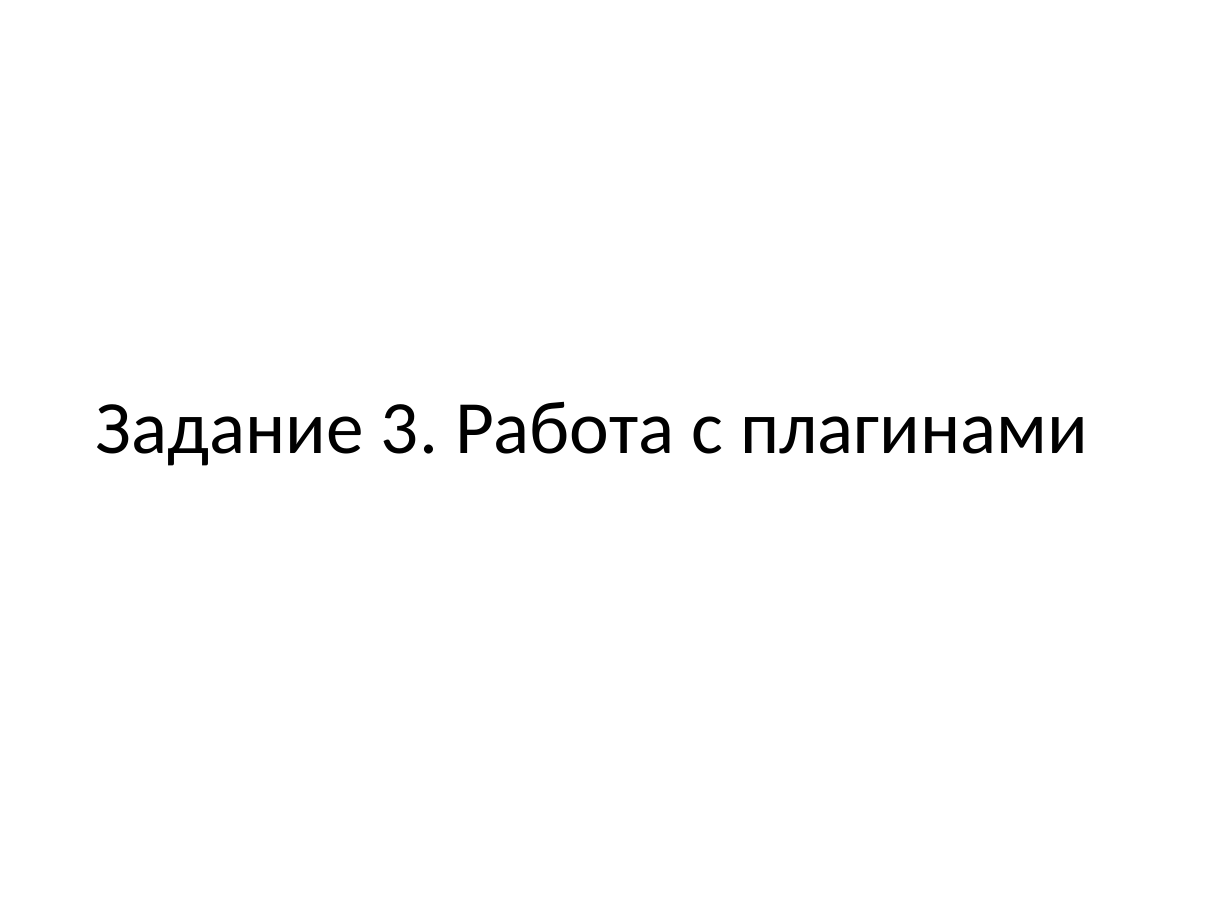
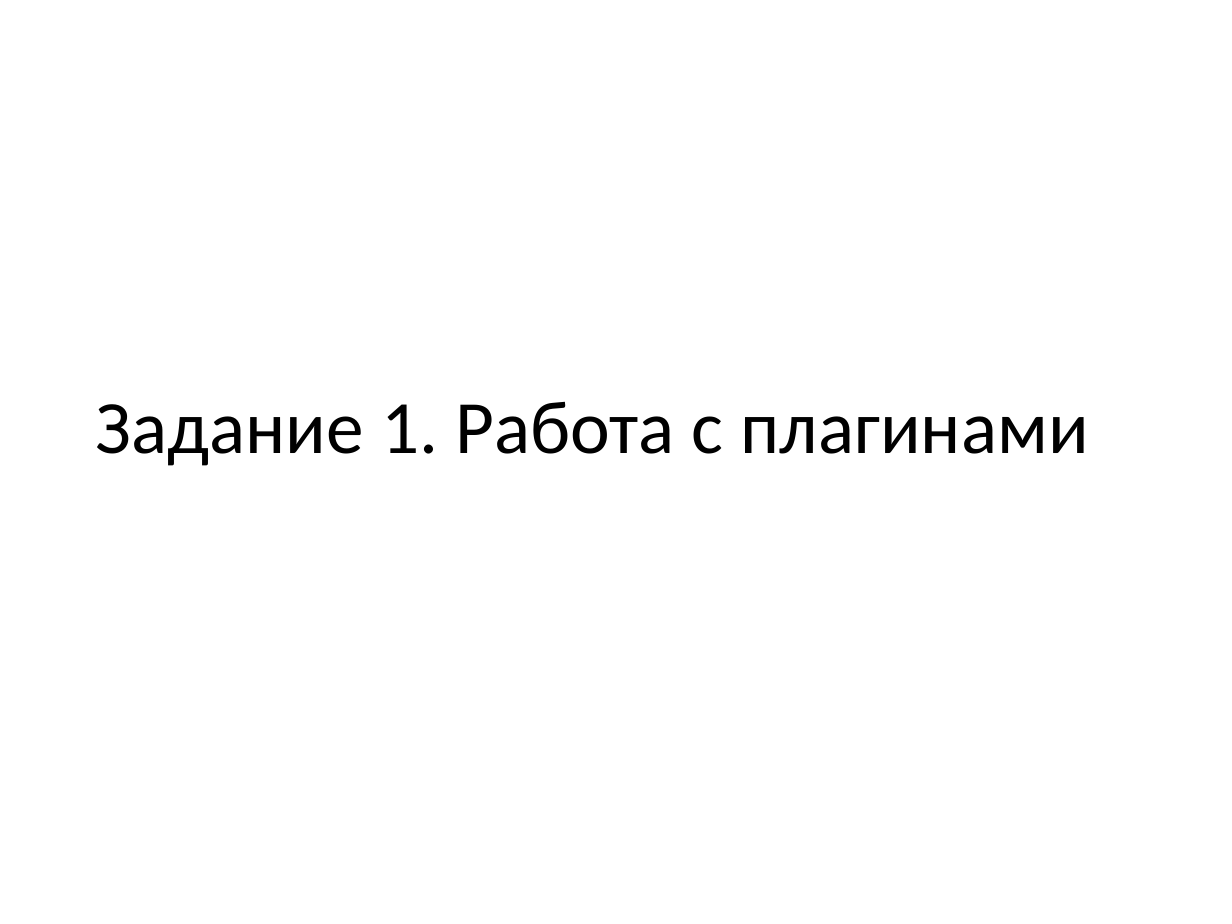
Before and after one commit to mbdatateach/site, a slide deck: slide 4 of сайт/практики/2 JavaScript для сайтов.pptx (slide 19 before the commit). Drawn at 1232x924 pixels with LibreOffice and Linux fonts; fonts in the diff are those of the drawing. Boxes give left, top, right and bottom in pixels: in the first picture for what was removed or moved away, otherwise in the second. Text is boxed around its words. In the diff, an @@ line names an element or a change of style, - is before the commit and + after.

```diff
--- a/сайт/практики/2 JavaScript для сайтов.pptx
+++ b/сайт/практики/2 JavaScript для сайтов.pptx
@@ title at [96, 401, 1089, 466]: text changed @@
-Задание 3. Работа с плагинами
+Задание 1. Работа с плагинами
```
Also in this commit, not shown: 3 other slides changed, 10 other files.
